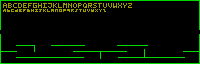
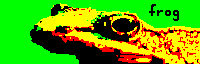
Layer changes from the first (200, 64) image to the second:
hid "text.jpg" over [0, 0, 200, 64]
hid "pacman.jpg" over [0, 0, 200, 64]
showed "forg.jpg", painted on it over [0, 0, 200, 64]
